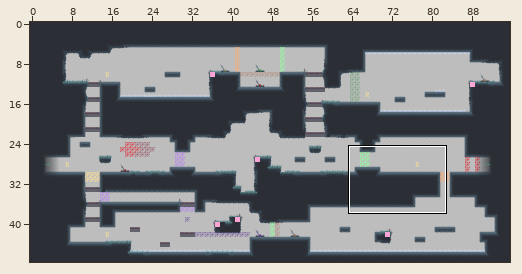
An edit to a level. Tiled map, Worlds/Forest/S6_6.tmx. Above, an overview of the earlier version with the close-up marked.
Close-up. First the earlier version:
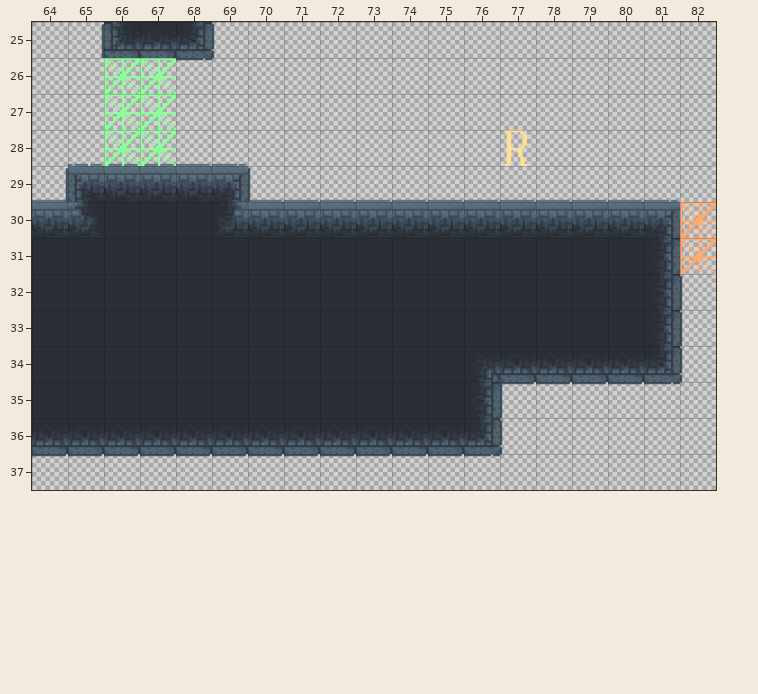
Cells are 160x160 px. Shown: x 64..82, y 25..37. The commit also changed other parts of the map, which this record leaves out.
And afterwards:
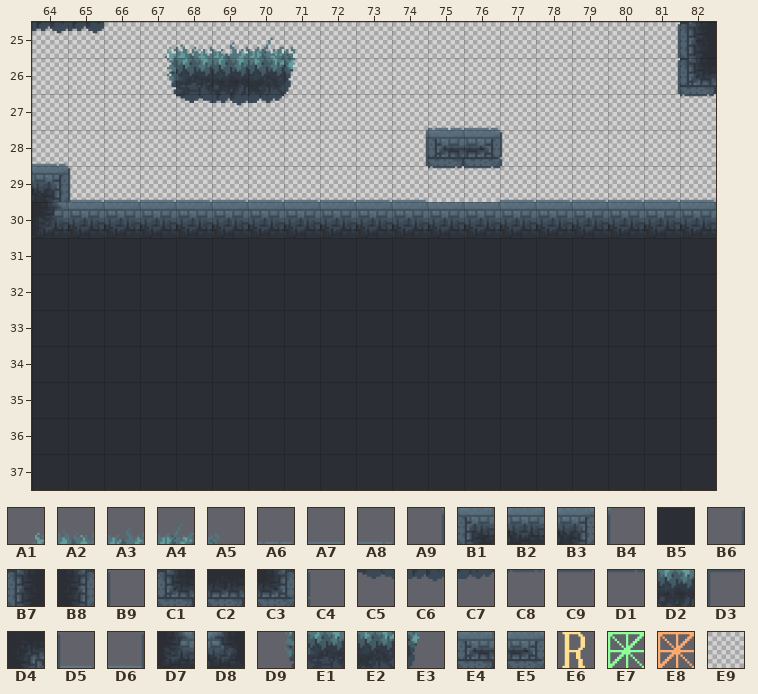
Key: from "Forest": A1 0, A2 1, A3 2, A4 3, A5 4, A6 12, A7 13, A8 14, A9 27, B1 28, B2 29, B3 30, B4 31, B5 34, B6 43, B7 44, B8 46, B9 47, C1 60, C2 61, C3 62, C4 63, C5 65, C6 66, C7 67, C8 76, C9 77, D1 78, D2 84, D3 92, D4 94, D5 108, D6 109, D7 110, D8 111, D9 116, E1 117, E2 118, E3 119, E4 125, E5 127; from "Specials": E6 1 "R"; from "act-Sheet": E7 14, E8 16; from "wireframe_purple16": E9 0.
__ is an empty cell, ## one hidden under a higher layer.
The edit:
{"where": "layer \"wireframe\""}
{"y":25,"x":66,"old":"## ## ##","new":"E9 E9 E9"}
{"y":25,"x":82,"old":"E9","new":"##"}
{"y":26,"x":68,"old":"E9 E9 E9","new":"## ## ##"}
{"y":26,"x":82,"old":"E9","new":"##"}
{"y":28,"x":75,"old":"E9 E9","new":"## ##"}
{"y":29,"x":64,"old":"E9 ## ## ## ## ##","new":"## E9 E9 E9 E9 E9"}
{"y":30,"x":82,"old":"E9","new":"##"}
{"y":31,"x":82,"old":"E9","new":"##"}
{"y":32,"x":82,"old":"E9","new":"##"}
{"y":33,"x":82,"old":"E9","new":"##"}
{"y":34,"x":82,"old":"E9","new":"##"}
{"y":35,"x":77,"old":"E9 E9 E9 E9 E9 E9","new":"## ## ## ## ## ##"}
{"y":36,"x":77,"old":"E9 E9 E9 E9 E9 E9","new":"## ## ## ## ## ##"}
{"y":37,"x":64,"old":"E9 E9 E9 E9 E9 E9 E9 E9 E9 E9 E9 E9 E9 E9 E9 E9 E9 E9 E9","new":"## ## ## ## ## ## ## ## ## ## ## ## ## ## ## ## ## ## ##"}
{"where": "layer \"Platforms\""}
{"y":25,"x":66,"old":"## ## ##","new":"__ __ __"}
{"y":29,"x":65,"old":"## ## ## ## ##","new":"__ __ __ __ __"}
{"where": "layer \"Grass\""}
{"y":25,"x":64,"old":"__ B6 C1 C2 C3 C4 __ __","new":"C6 C6 __ A1 A2 A3 A4 A5"}
{"y":25,"x":81,"old":"__ __","new":"B6 B7"}
{"y":26,"x":66,"old":"C8 C9 D1 __ __ __","new":"__ D9 E1 D2 E2 E3"}
{"y":26,"x":81,"old":"__ __","new":"B6 C1"}
{"y":27,"x":68,"old":"__ __ __","new":"C5 C6 C7"}
{"y":27,"x":75,"old":"__ __","new":"A6 A8"}
{"y":27,"x":82,"old":"__","new":"C8"}
{"y":28,"x":64,"old":"__ A6 A7 A7 A7 A8","new":"A8 __ __ __ __ __"}
{"y":28,"x":74,"old":"__ __ __ __","new":"A9 E4 E5 C4"}
{"y":29,"x":64,"old":"D6 B1 B2 B2 B2 B3 D5","new":"B3 D5 A7 A7 A7 A7 A7"}
{"y":29,"x":75,"old":"A7 A7","new":"C8 D1"}
{"y":29,"x":82,"old":"__","new":"A7"}
{"y":30,"x":64,"old":"B2 D8 B5 B5 B5 D7","new":"D7 B2 B2 B2 B2 B2"}
{"y":30,"x":81,"old":"B3 B4","new":"B2 B2"}
{"y":31,"x":81,"old":"B8 B9","new":"B5 B5"}
{"y":32,"x":81,"old":"B8 B9","new":"B5 B5"}
{"y":33,"x":81,"old":"B8 B9","new":"B5 B5"}
{"y":34,"x":76,"old":"D4 C2 C2 C2 C2 C3 C4","new":"B5 B5 B5 B5 B5 B5 B5"}
{"y":35,"x":76,"old":"B8 D3 C9 C9 C9 D1 __","new":"B5 B5 B5 B5 B5 B5 B5"}
{"y":36,"x":64,"old":"C2 C2 C2 C2 C2 C2 C2 C2 C2 C2 C2 C2 C3 C4 __ __ __ __ __","new":"B5 B5 B5 B5 B5 B5 B5 B5 B5 B5 B5 B5 B5 B5 B5 B5 B5 B5 B5"}
{"y":37,"x":64,"old":"C9 C9 C9 C9 C9 C9 C9 C9 C9 C9 C9 C9 D1 __ __ __ __ __ __","new":"B5 B5 B5 B5 B5 B5 B5 B5 B5 B5 B5 B5 B5 B5 B5 B5 B5 B5 B5"}
{"where": "layer \"Door\""}
{"y":26,"x":66,"old":"E7 E7","new":"__ __"}
{"y":27,"x":66,"old":"E7 E7","new":"__ __"}
{"y":28,"x":66,"old":"E7 E7","new":"__ __"}
{"y":30,"x":82,"old":"E8","new":"__"}
{"y":31,"x":82,"old":"E8","new":"__"}
{"where": "layer \"Respawn\""}
{"y":28,"x":77,"old":"E6","new":"__"}
{"label":"changed","picture_box":[32,22,716,490]}
